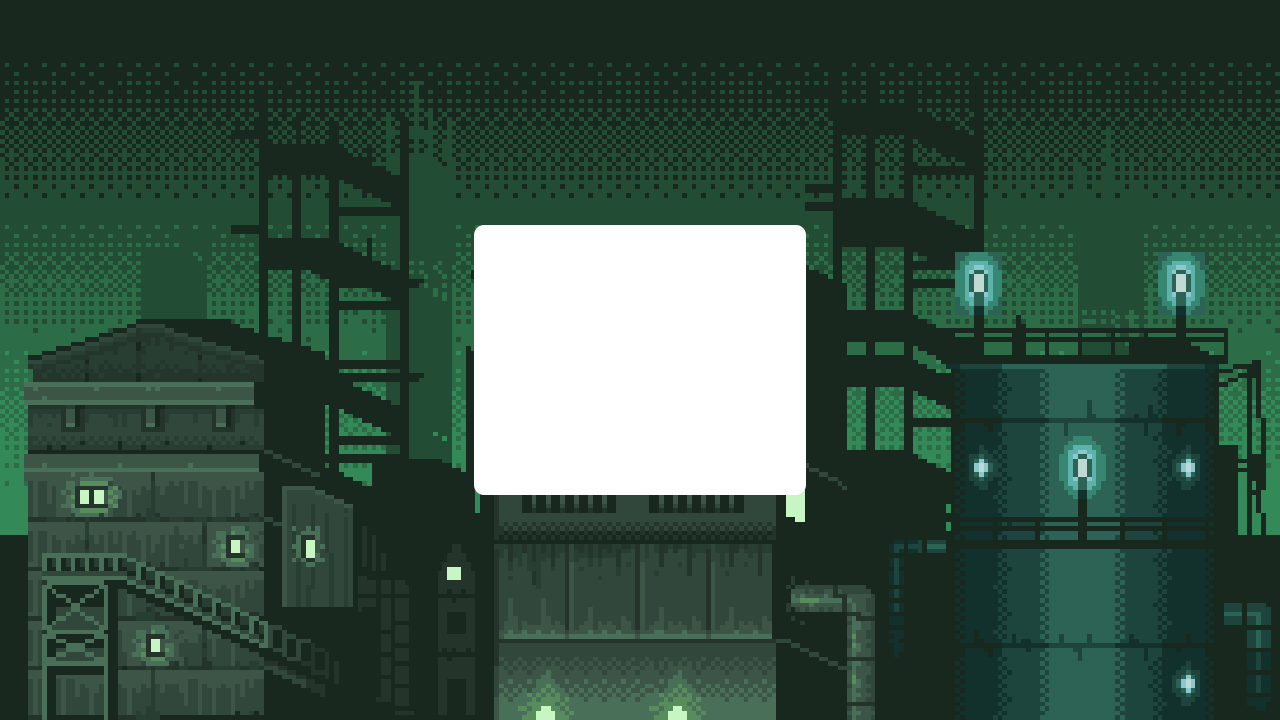
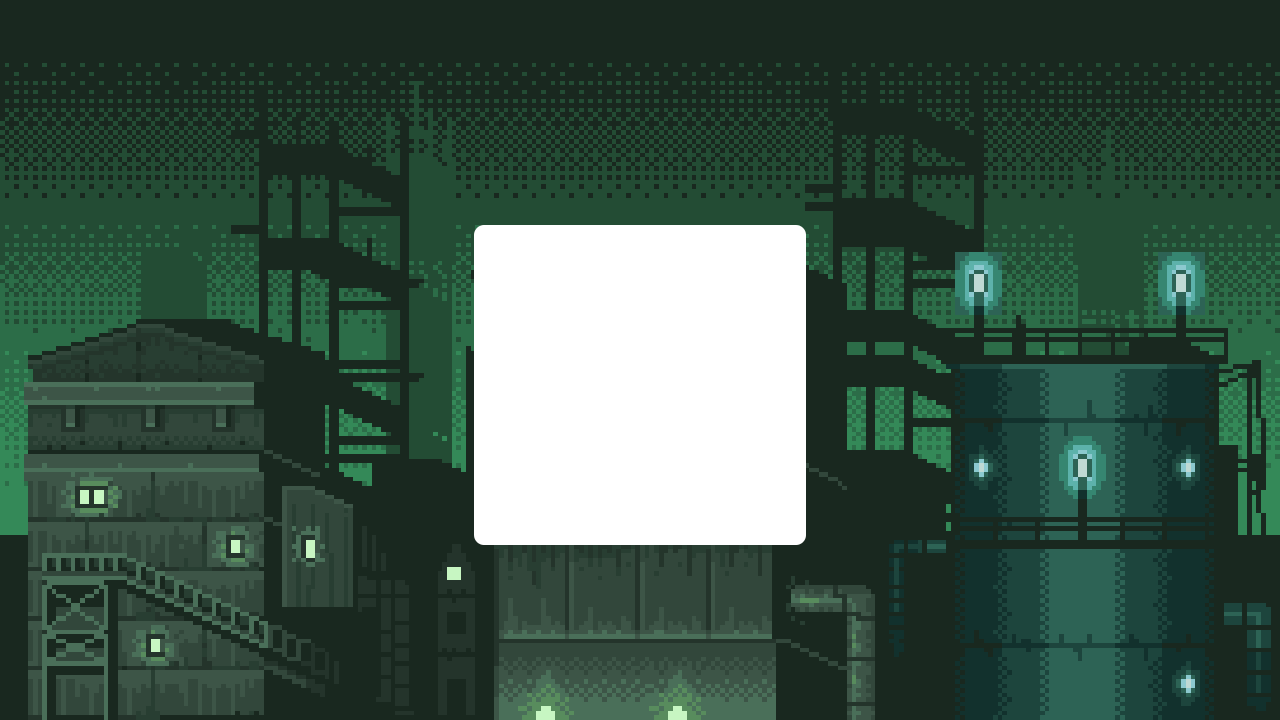
Layer changes from the first (1280, 720) image to the second:
painted on "Прямоугольник, скругл. углы 1" over [474, 485, 806, 545]
